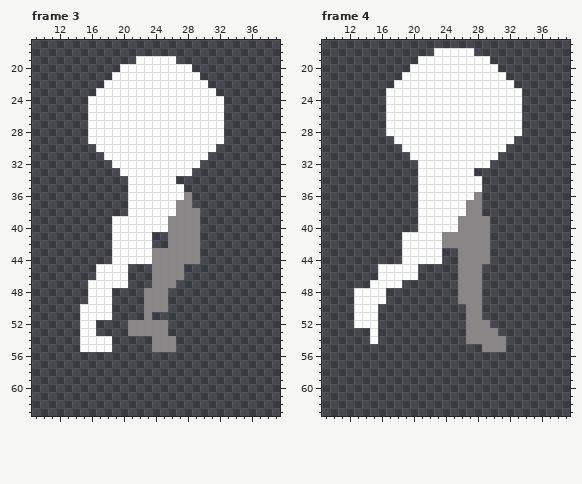
A pixel-art file gets an edit: Sprites/Pawns/Pawn_08/Sprite-0008.aseprite. The picture above was drawn from the file before the commit.
48x64 pixels, 8 frames. Shown: frame 3: x 9..39, y 17..63; frame 4: x 9..39, y 17..63. The commit also changed other frames, which this record leaves out.
Now the later version:
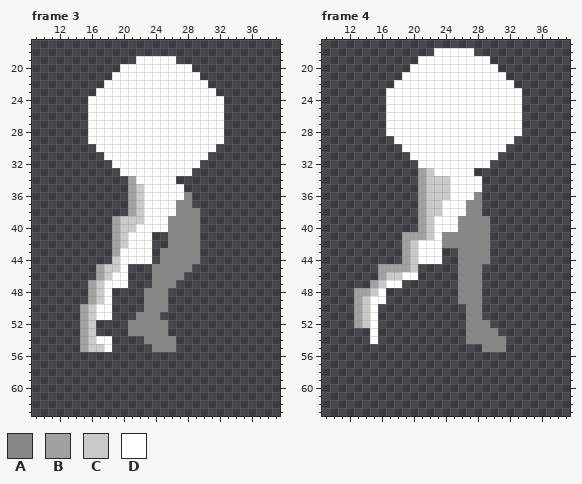
Palette (. is transparent): A #888686  B #a0a0a0  C #c9c9c9  D #ffffff
Difference:
layer "Leg_Back" added
layer "Leg_Top" added
layer "Layer 1" removed
Frame 3:
y 34: x 21 D -> B
y 35..38: x 21..22 DD -> BC
y 39: x 19..22 DDDD -> BCCC
y 40: x 19..21 DDD -> BCC
y 41..42: x 19..20 DD -> BC
y 43: x 19 D -> B; x 24 A -> .
y 44: x 19 D -> C; x 24 A -> .
y 45: x 17..19 DDD -> BCC; x 28 . -> A
y 46: x 17..18 DD -> BC
y 47..49: x 16..17 DD -> BC
y 50: x 15..16 DD -> BC
y 51: x 15..16 DD -> BC; x 22 . -> A; x 24 . -> A
y 52..53: x 15..16 DD -> BC
y 54: x 15..16 DD -> BC; x 23 . -> A
y 55: x 15..17 DDD -> BCC
Frame 4, layer "Leg_Top":
y 33: x 21..22 DD -> BC
y 34..36: x 21..24 DDDD -> BCCC
y 37..38: x 21..23 DDD -> BCC
y 39..40: x 21..22 DD -> BC
y 41: x 19..22 DDDD -> BBBC
y 42..44: x 19..20 DD -> BC
y 45: x 16..20 DDDDD -> BBBBC
y 46: x 16..18 DDD -> BCC
y 47: x 15..16 DD -> BC
y 48: x 13..15 DDD -> BBC
y 49..52: x 13..14 DD -> BC
